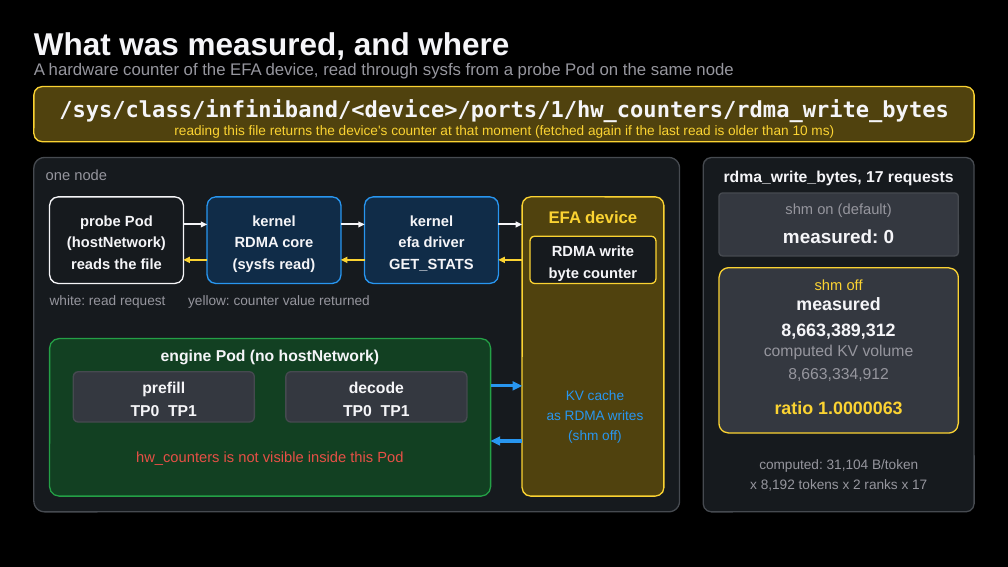
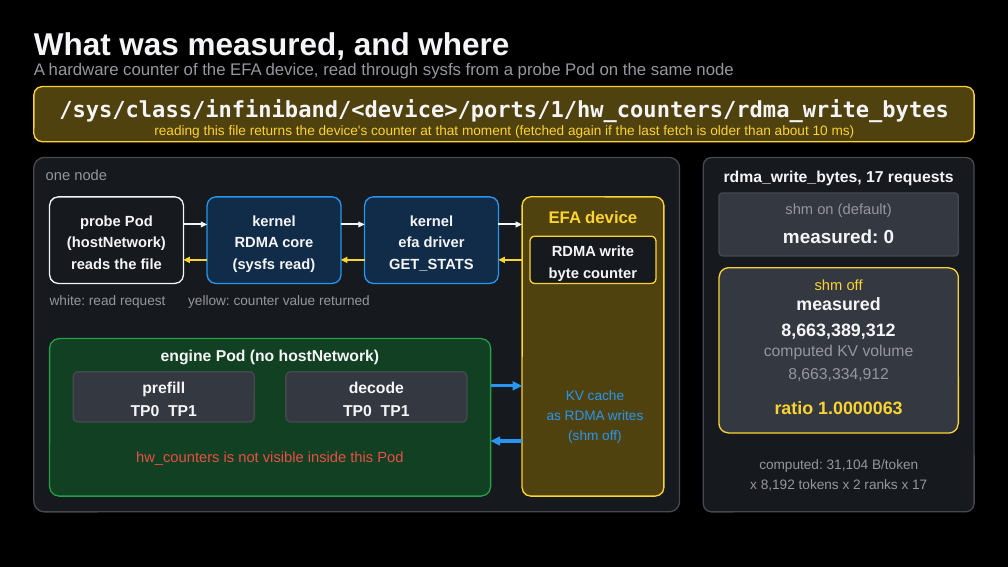
Before and after one commit to littlemex/figures, a slide deck: slide 14 of zenn/articles/741e79cf2e9bf2/source/figs.pptx. Drawn at 1008x567 pixels with LibreOffice and Linux fonts; fonts in the diff are those of the drawing. Boxes give left, top, right and bottom in pixels: in the first picture for what was removed or moved away, otherwise in the second. Text is boxed around its words. In the diff, an @@ line names an element or a change of style, - is before the commit and + after.

Commit message:
zenn/741e79cf2e9bf2: the counter cache window is about 10 ms

```diff
--- a/zenn/articles/741e79cf2e9bf2/source/figs.pptx
+++ b/zenn/articles/741e79cf2e9bf2/source/figs.pptx
@@ text at [154, 125, 855, 138]: text changed @@
-reading this file returns the device's counter at that moment (fetched again if the last read is older than 10 ms)
+reading this file returns the device's counter at that moment (fetched again if the last fetch is older than about 10 ms)
```
Also in this commit, not shown: 2 other files.
